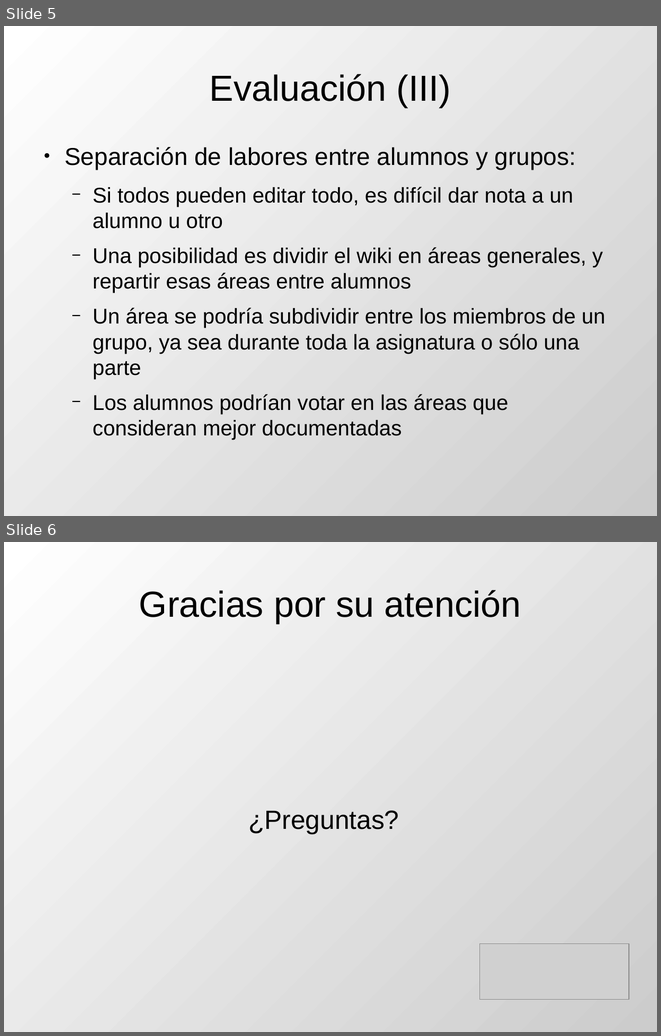
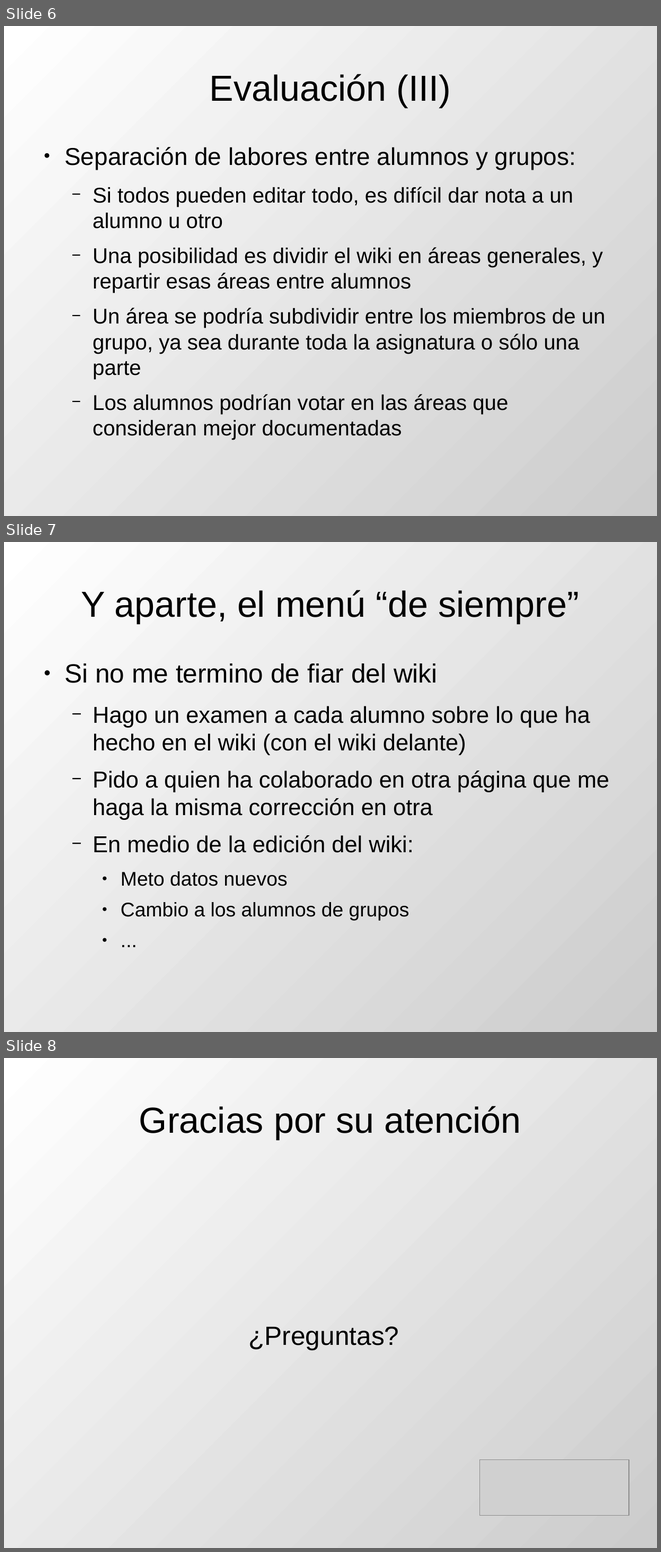
Before and after one commit to DrPantera/wikis4education, a slide deck: uca-2013_07/tema-5-EvaluacionWikis.odp. Shown one above the other, each under a label of ours: slides 5 and 6 before the commit, slides 6, 7 and 8 after it. The pictures are 661x1036 and 661x1552 pixels, drawn with LibreOffice and Linux fonts; fonts in the diff are those of the drawing; grey boxes stand for pictures. Boxes give left, top, right and bottom in pixels: in the first picture for what was removed or moved away, otherwise in the second. Text is boxed around its words. In the diff, an @@ line names an element or a change of style, - is before the commit and + after.

```diff
--- a/uca-2013_07/tema-5-EvaluacionWikis.odp
+++ b/uca-2013_07/tema-5-EvaluacionWikis.odp
@@ slide 7 added at [4,542,657,1032], background gradient #FFFFFF to #CCCCCC @@
@@ title added at [81,590,579,623], 44 pt, text #000000 @@
+Y aparte, el menú “de siempre”
@@ text added at [64,663,609,920], 28 pt, text #000000 @@
+● Si no me termino de fiar del wiki
+  − Hago un examen a cada alumno sobre lo que ha hecho en el wiki (con el wiki delante)
+  − Pido a quien ha colaborado en otra página que me haga la misma corrección en otra
+  − En medio de la edición del wiki:
+    ● Meto datos nuevos
+    ● Cambio a los alumnos de grupos
+    ● ...
@@ what was slide 5 is now slide 6 @@
@@ what was slide 6 is now slide 8 @@
```
Also in this commit, not shown: 2 slides changed, 1 other slide added, 4 other files.
